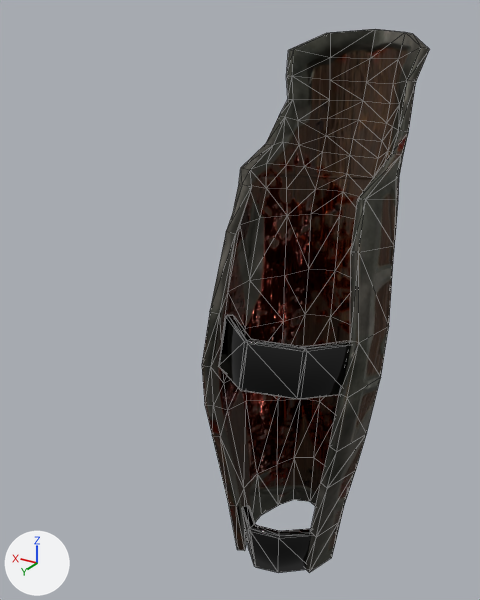
An edit to the glTF model foot/Greaves/greaves.glb, drawn before and after from the same camera.
The view is the same before and after, from a 50 mm lens placed at (-0.2, 0.343, 0.327), pointed at (-0.002, 0.013, 0.162). Every picture has the same lights, and +X, +Y and +Z are marked at lower left. Mesh edges are drawn as thin lines. Vertices at the same position are counted once.

The scene before the commit, as lines of its bpy script (objects in view):
```python
me_face_plate_004 = bpy.data.meshes.new('Face_Plate.004')
me_face_plate_004.from_pydata(...)  # 346 vertices, 680 faces; spans x -0.108..-0.012, y -0.054..0.091, z 0.105..0.418
me_face_plate_004.materials.append(mat_greaves_export)
ob_greaves = bpy.data.objects.new('greaves', me_face_plate_004)
ob_greaves.location = (0.0029, -0.0023, -0.0991)
```
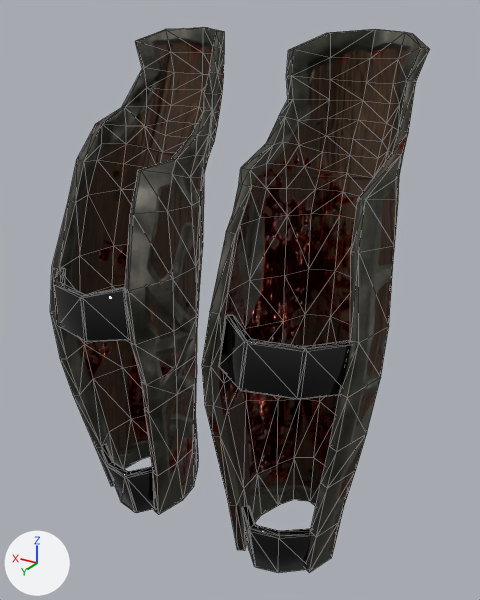
The newer file is also turned or shifted as a whole; pictures and numbers use the older file's frame.

Location of each change, [x1, y1, x2, y2] in pixels of the pictures (480 x 600 px):
'greaves', reshaped (67% wider): before [202, 29, 429, 573]; after [50, 27, 429, 573]
part 1 of me_face_plate_004, added: after [50, 27, 224, 515]
part 2 of me_face_plate_004, added (black): after [54, 268, 130, 342]
part 3 of me_face_plate_004, added (black): after [102, 444, 154, 513]

What changed in the scene script:
```text
Change me_face_plate_004:
    where me_face_plate_004.from_pydata(...)  # 346 vertices, 680 faces; spans x -0.108..-0.012, y -0.054..0.091, z 0.105..0.418
    used by ob_greaves; location = (0.0029, -0.0023, -0.0991)
    me_face_plate_004 part 1: the loose piece of 254 vertices spanning x -0.108..-0.012, y -0.054..0.082, z 0.107..0.418 is copied, and the copy is mirrored in x about its middle, then moved by (0.124, 0.0, 0.0); it spans x 0.016..0.112, y -0.054..0.082, z 0.107..0.418
    me_face_plate_004 part 2: the loose piece of 48 vertices spanning x -0.101..-0.029, y 0.056..0.091, z 0.248..0.281 is copied, and the copy is mirrored in x about its middle, then moved by (0.134, 0.0, 0.0); it spans x 0.033..0.105, y 0.056..0.091, z 0.248..0.281
    me_face_plate_004 part 3: the loose piece of 44 vertices spanning x -0.084..-0.033, y 0.046..0.073, z 0.105..0.143 is copied, and the copy is mirrored in x about its middle, then moved by (0.12, 0.0, 0.0); it spans x 0.037..0.087, y 0.046..0.073, z 0.105..0.143
```
